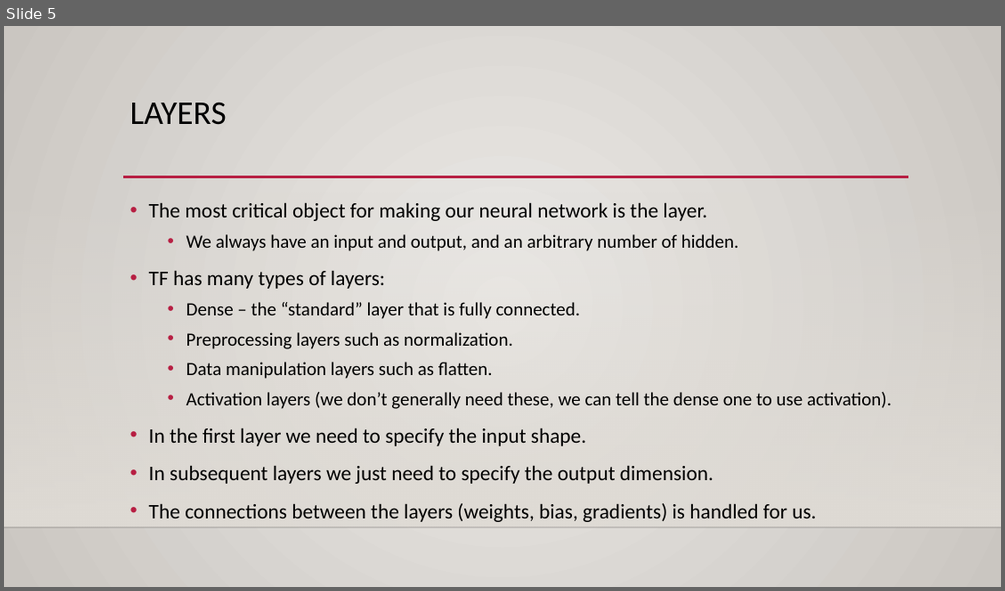
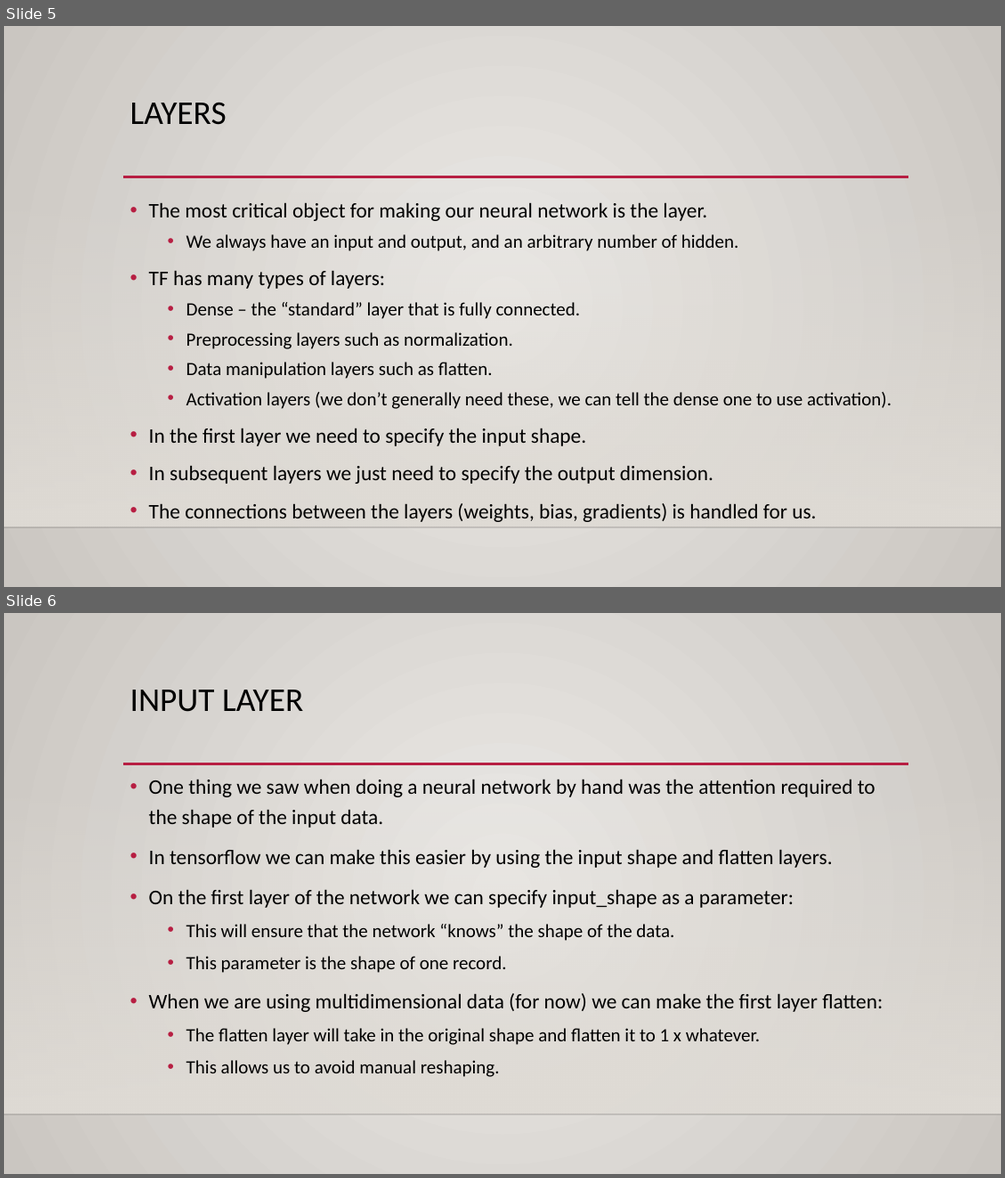
Before and after one commit to allyryry/3950_Workbooks, a slide deck: reference_content/Slides/keras_intro.pptx. Shown one above the other, each under a label of ours: slide 5 before the commit, slides 5 and 6 after it. The pictures are 1005x591 and 1005x1178 pixels, drawn with LibreOffice and Linux fonts; fonts in the diff are those of the drawing; background and template pictures are left out. Boxes give left, top, right and bottom in pixels: in the first picture for what was removed or moved away, otherwise in the second. Text is boxed around its words. In the diff, an @@ line names an element or a change of style, - is before the commit and + after.

```diff
--- a/reference_content/Slides/keras_intro.pptx
+++ b/reference_content/Slides/keras_intro.pptx
@@ slide 6 added at (4, 613, 1001, 1174), background gradient #ECEAE7 to #CAC7C1; not listed: 3 template elements that a slide beside it also shows @@
@@ title added at (130, 690, 303, 712), 32 pt, text #000000 @@
+INPUT LAYER
@@ text added at (149, 779, 882, 1077), 20 pt, text #000000 @@
+• One thing we saw when doing a neural network by hand was the attention required to the shape of the input data.
+• In tensorflow we can make this easier by using the input shape and flatten layers.
+• On the first layer of the network we can specify input_shape as a parameter:
+  • This will ensure that the network “knows” the shape of the data.
+  • This parameter is the shape of one record.
+• When we are using multidimensional data (for now) we can make the first layer flatten:
+  • The flatten layer will take in the original shape and flatten it to 1 x whatever.
+  • This allows us to avoid manual reshaping.
```
Also in this commit, not shown: 2 other slides added, 1 slide removed, 3 other files.
